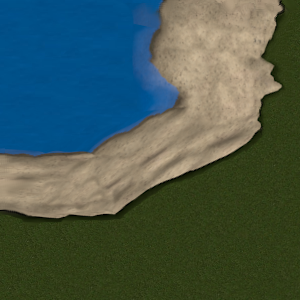
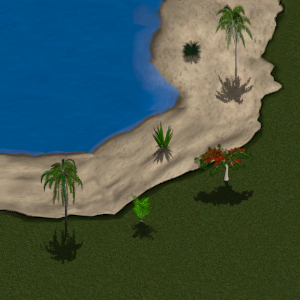
Layer changes from the first w=300, h=300 image to the second:
added layer "Background copy#19" above "Background copy#16" over (180, 39, 202, 65)
added layer "Background copy#16" above "baum_schatten0001.png#6" over (193, 143, 255, 207)
added layer "baum_schatten0001.png#6" above "baum_schatten0001.png#16" over (131, 194, 159, 240)
added layer "baum_schatten0001.png#16" above "baum_schatten0001.png copy#3" over (40, 158, 83, 265)
added layer "baum_schatten0001.png copy#3" above "baum_schatten0001.png#34" over (214, 3, 254, 106)
added layer "baum_schatten0001.png#34" above "Background" over (151, 121, 174, 164)
